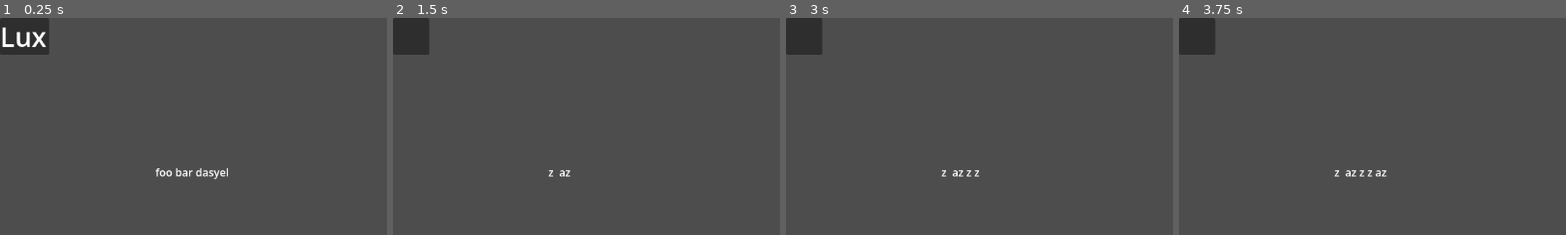
Above: before the commit, frames 1-4 (left to right).
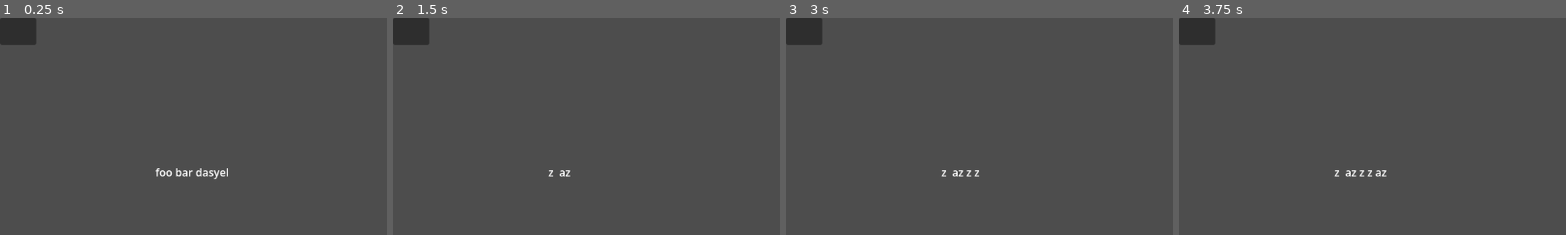
Above: after the commit, the same moments.

Repository: Jelleas/brackeys_2026
Game: Godot game, scene res://main.tscn
The game is run twice, just before and just after one commit, with the same random seed, the same clock (stepped at 60 frames per second) and the same inputs.
Inputs:
- Up to frame 1 (0.25 s): no input
- Up to frame 2 (1.5 s): tap Enter at 0.5 s; tap Z at 0.6, 1.35 s; tap Space at 0.77, 1.25 s; hold A from 1.28 s (still down)
- Up to frame 3 (3 s): tap Space at 1.52, 2.75 s; tap Enter at 2 s; release A at 2.03 s; tap Z at 2.1, 2.85 s
- Up to frame 4 (3.75 s): tap Space at 3.02 s; tap Enter at 3.5 s; hold A from 3.53 s (still down); tap Z at 3.6 s
The pictures show only the part of the screen within x 0-50%, y 0-50%; the shares and areas given below are measured in that part.

The runs differ from the first frame. In frame 1, 1.2% of the frame differs, in the area x 0-13%, y 0-17%; in frame 2, 0.4%; in frame 3, 0.4%; in frame 4, 0.4%.

Commit message:
rich text

Diff:
--- a/spell_part.gd
+++ b/spell_part.gd
@@ -1,4 +1,4 @@
-class_name SpellPart extends Label
+class_name SpellPart extends RichTextLabel
 
 var is_matching: bool = false
 var _match: String = ""
--- a/spell_part.tscn
+++ b/spell_part.tscn
@@ -2,14 +2,10 @@
 
 [ext_resource type="Script" uid="uid://cib6ny714scvk" path="res://spell_part.gd" id="1_adxcq"]
 
-[sub_resource type="FontVariation" id="FontVariation_vq46o"]
-
-[sub_resource type="LabelSettings" id="LabelSettings_klmx3"]
-font = SubResource("FontVariation_vq46o")
-font_size = 40
-
-[node name="SpellPartLabel" type="Label" unique_id=760488609]
+[node name="SpellPartLabel" type="RichTextLabel" unique_id=1677178602]
 custom_minimum_size = Vector2(50, 0)
+offset_right = 69.0
+offset_bottom = 55.0
+bbcode_enabled = true
 text = "Lux"
-label_settings = SubResource("LabelSettings_klmx3")
 script = ExtResource("1_adxcq")
